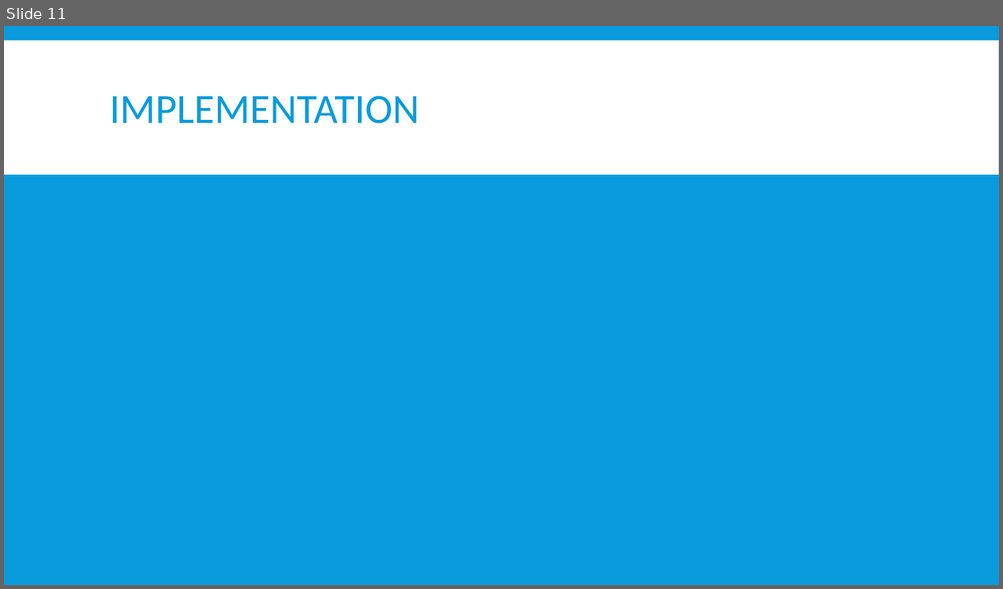
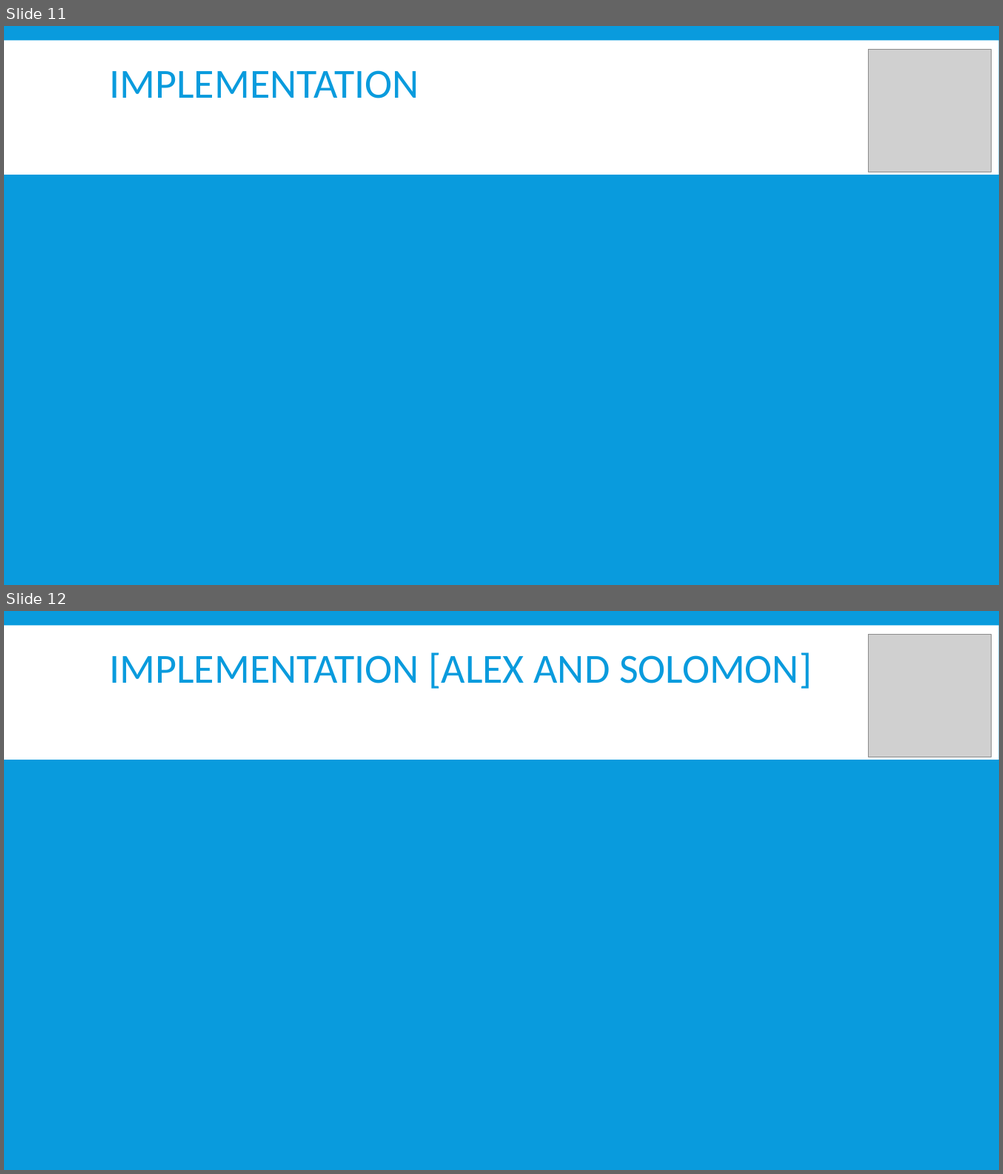
Before and after one commit to bobisapotato/dungeon, a slide deck: Documentation/Team Presentation.pptx. Shown one above the other, each under a label of ours: slide 11 before the commit, slides 11 and 12 after it. The pictures are 1003x589 and 1003x1174 pixels, drawn with LibreOffice and Linux fonts; fonts in the diff are those of the drawing; grey boxes stand for pictures. Boxes give left, top, right and bottom in pixels: in the first picture for what was removed or moved away, otherwise in the second. Text is boxed around its words. In the diff, an @@ line names an element or a change of style, - is before the commit and + after.

```diff
--- a/Documentation/Team Presentation.pptx
+++ b/Documentation/Team Presentation.pptx
@@ slide 12 added at (x1=4, y1=611, x2=999, y2=1170), background #099BDD; not listed: 1 template element that a slide beside it also shows @@
@@ title added at (x1=110, y1=652, x2=811, y2=689), 40 pt, text #099BDD @@
+IMPLEMENTATION [ALEX AND SOLOMON]
@@ picture added at (x1=868, y1=634, x2=991, y2=758) @@
@@ slide 11 changed as well @@
@@ title "IMPLEMENTATION" moved from (x1=110, y1=96, x2=419, y2=124) to (x1=110, y1=70, x2=419, y2=99) @@
@@ picture added at (x1=868, y1=49, x2=991, y2=173) @@
```
Also in this commit, not shown: 10 other slides changed, 5 other slides added, 3 slides removed, 4 other files.
